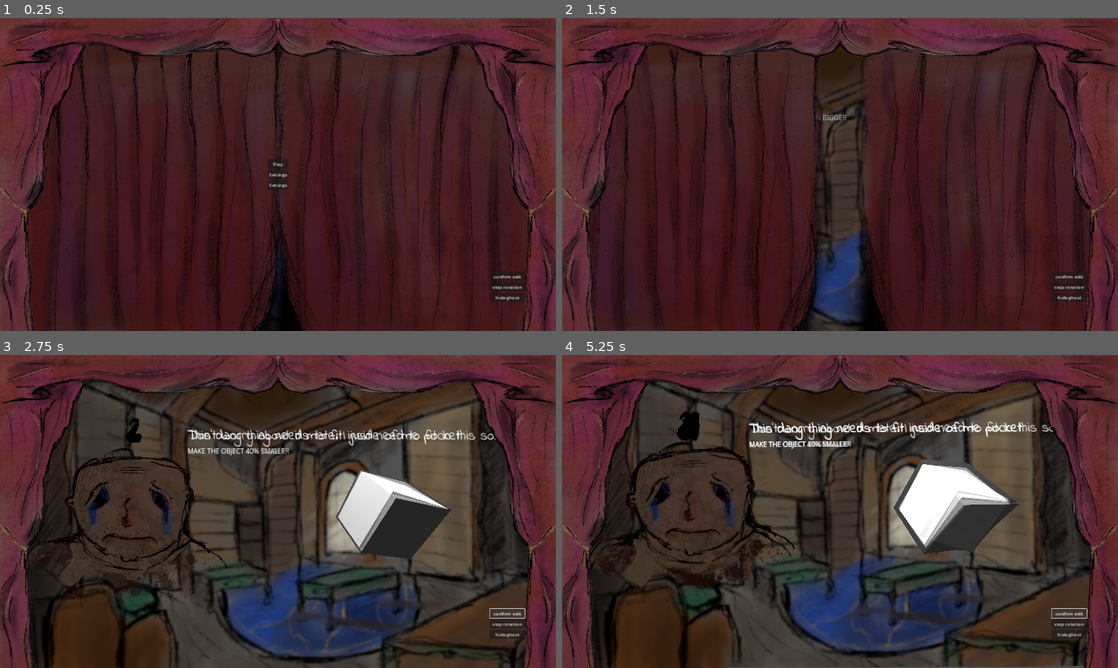
Above: before the commit, frames 1-4 (two rows, left to right).
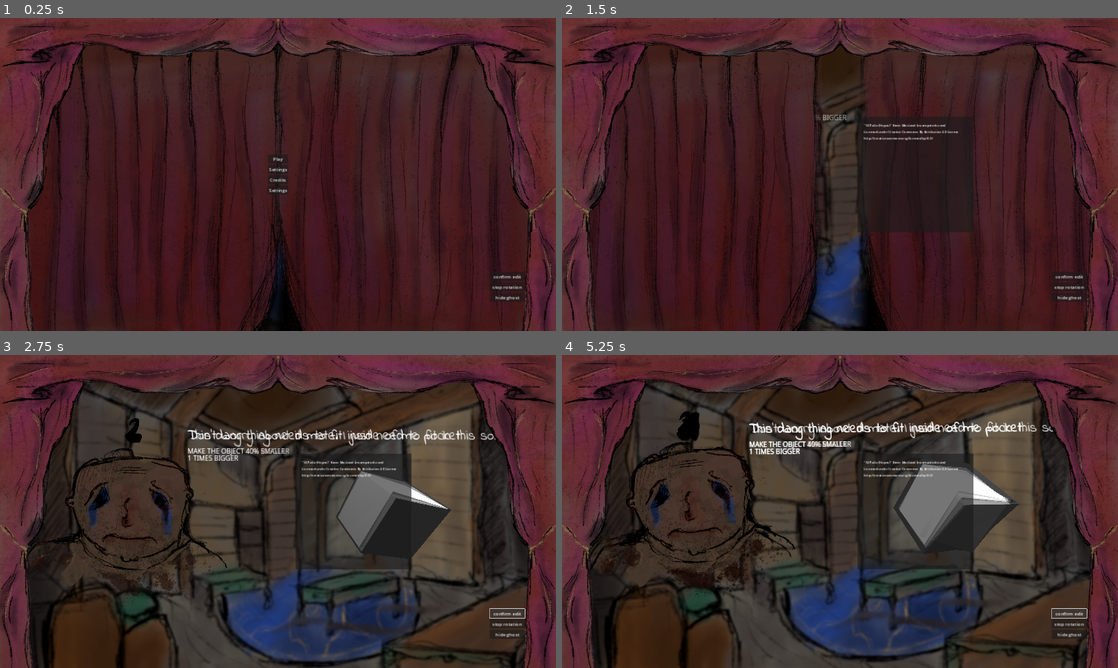
Above: after the commit, the same moments.

Repository: LouisDiekmann/GMTK_GameJam_2024
Game: Godot game, scene res://Scenes/main.tscn
Same seed, same stepped clock (60 frames per second), same inputs: the game is played once before the commit and once after it.
Inputs (mouse positions are in pixels of both pictures, inside the frame that each line leads up to):
- Up to frame 1 (0.25 s): no input
- Up to frame 2 (1.5 s): click (840, 180) at 0.5 s, where only the run after the commit has a clickable "Credits"; click "Play" at 1.25 s
- Up to frame 3 (2.75 s): click "confirm edit" at 2 s
- Up to frame 4 (5.25 s): click "confirm edit" at 2.75 s; click "stop rotation" at 3.5 s; click "stop rotation" at 4.25 s; click "confirm edit" at 5 s

The runs differ from the first frame. In frame 1, 0.2% of the frame differs, in the area x 48-52%, y 43-57%; in frame 2, 4.5%; in frame 3, 13%; in frame 4, 14%, in the area x 5-95%, y 8-100%.

Commit message:
music, other

Diff:
--- a/Scenes/customer.tscn
+++ b/Scenes/customer.tscn
@@ -122,6 +122,13 @@
 horizontal_alignment = 0
 uppercase = true
 
+[node name="cheatLabel" type="Label3D" parent="."]
+transform = Transform3D(1, 0, 0, 0, 1, 0, 0, 0, 1, -1.6, 0.98162, 1)
+font = ExtResource("6_g0pwk")
+font_size = 24
+horizontal_alignment = 0
+uppercase = true
+
 [node name="object" type="Node3D" parent="."]
 transform = Transform3D(0.936213, 0.351433, 0, -0.324682, 0.864948, -0.382683, -0.134488, 0.358273, 0.92388, 1.89209, 0, 1)
 
--- a/Scenes/main.tscn
+++ b/Scenes/main.tscn
@@ -11,6 +11,7 @@
 [ext_resource type="AudioStream" uid="uid://deptrquw54yhf" path="res://Assets/audio/effects/curtainClose.mp3" id="7_hbcox"]
 [ext_resource type="PackedScene" uid="uid://d10hrryhtj13j" path="res://Scenes/menuButtons.tscn" id="8_7d6uk"]
 [ext_resource type="Texture2D" uid="uid://dfm4en1e4h5wa" path="res://Assets/textures/background.png" id="10_5mpya"]
+[ext_resource type="AudioStream" uid="uid://b0aqdq02yx8m4" path="res://Assets/audio/music/SCP-x6x.mp3" id="12_ypegv"]
 
 [sub_resource type="Animation" id="Animation_lwufo"]
 length = 0.001
@@ -102,6 +103,9 @@
 "openCurtains": SubResource("Animation_ltd14")
 }
 
+[sub_resource type="LabelSettings" id="LabelSettings_mjumy"]
+font_size = 11
+
 [sub_resource type="Environment" id="Environment_mer0o"]
 
 [node name="main" type="Node3D"]
@@ -152,11 +156,50 @@
 menuNode = NodePath("..")
 mainNode = NodePath("../..")
 
+[node name="Panel" type="Panel" parent="menu"]
+visible = false
+anchors_preset = 8
+anchor_left = 0.5
+anchor_top = 0.5
+anchor_right = 0.5
+anchor_bottom = 0.5
+offset_left = 61.0
+offset_top = -200.0
+offset_right = 461.0
+offset_bottom = 200.0
+grow_horizontal = 2
+grow_vertical = 2
+
+[node name="MarginContainer" type="MarginContainer" parent="menu/Panel"]
+layout_mode = 1
+anchors_preset = 8
+anchor_left = 0.5
+anchor_top = 0.5
+anchor_right = 0.5
+anchor_bottom = 0.5
+offset_left = -179.0
+offset_top = -179.0
+offset_right = 179.0
+offset_bottom = 179.0
+grow_horizontal = 2
+grow_vertical = 2
+
+[node name="VBoxContainer" type="VBoxContainer" parent="menu/Panel/MarginContainer"]
+layout_mode = 2
+
+[node name="Label" type="Label" parent="menu/Panel/MarginContainer/VBoxContainer"]
+layout_mode = 2
+text = "\"SCP-x6x (Hopes)\" Kevin MacLeod (incompetech.com)
+Licensed under Creative Commons: By Attribution 4.0 License
+http://creativecommons.org/licenses/by/4.0/"
+label_settings = SubResource("LabelSettings_mjumy")
+autowrap_mode = 3
+
 [node name="CanvasLayer" parent="." node_paths=PackedStringArray("mainNode") instance=ExtResource("1_hbtbv")]
 mainNode = NodePath("..")
 
 [node name="background" type="Sprite3D" parent="."]
-transform = Transform3D(0.5, 0, 0, 0, 0.5, 0, 0, 0, 0.5, 0, 0, 0)
+transform = Transform3D(0.5, 0, 0, 0, 0.5, 0, 0, 0, 0.5, 0, -0.1, 0)
 texture = ExtResource("10_5mpya")
 
 [node name="player" type="Node3D" parent="."]
@@ -174,3 +217,9 @@
 [node name="OmniLight3D" type="OmniLight3D" parent="."]
 transform = Transform3D(1, 0, 0, 0, 1, 0, 0, 0, 1, 0, 3, 3)
 omni_range = 12.936
+
+[node name="music" type="AudioStreamPlayer" parent="."]
+stream = ExtResource("12_ypegv")
+volume_db = -9.846
+autoplay = true
+parameters/looping = true
--- a/Scenes/menuButtons.tscn
+++ b/Scenes/menuButtons.tscn
@@ -20,8 +20,13 @@
 layout_mode = 2
 text = "Settings"
 
+[node name="Credits" type="Button" parent="."]
+layout_mode = 2
+text = "Credits"
+
 [node name="Exit" type="Button" parent="."]
 layout_mode = 2
 text = "Settings"
 
 [connection signal="button_down" from="Play" to="." method="_on_play_button_down"]
+[connection signal="button_down" from="Credits" to="." method="_on_credits_button_down"]
--- a/Scripts/customer.gd
+++ b/Scripts/customer.gd
@@ -19,6 +19,7 @@
 
 @onready var flavorText: Label3D = $flavorText
 @onready var objectiveText: Label3D = $objectiveText
+@onready var cheatLabel: Label3D = $cheatLabel
 
 @onready var textLines : Dictionary = {
 	"smaller" : {
@@ -36,7 +37,6 @@
 var objects : Array[MeshInstance3D]
 var prompt : Array
 
-# Called when the node enters the scene tree for the first time.
 func _ready() -> void:
 	setCharacterSprite()
 	setCharacterVoice()
@@ -47,6 +47,9 @@
 
 # Called every frame. 'delta' is the elapsed time since the previous frame.
 func _process(delta: float) -> void:
+	calculateRelativeVolume()
+	calculateRelativeSurface()
+
 	if Input.is_action_just_pressed("enlarge") or Input.is_action_just_pressed("shrink"):
 		audioClick.pitch_scale = randf_range(.8,1.2)
 		audioClick.play()
@@ -62,6 +65,25 @@
 		object.rotation += Vector3(.002,.002,.002)
 
 	referanceObject.visible = not parent.call("getGhostHidden")
+
+func calculateRelativeVolume() -> float:
+	var scaledVec3 : Vector3 = scaleableObject.scale
+	var scaledObjectVolume : float = scaledVec3.x * scaledVec3.y * scaledVec3.z
+	var referanceVec3 : Vector3 = referanceObject.scale
+	var referanceObjectVolume : float = referanceVec3.x * referanceVec3.y * referanceVec3.z
+
+	var x := floorf((referanceObjectVolume * (scaledObjectVolume / 100)) * 100)
+
+	print(scaledObjectVolume)
+	print("R", referanceObjectVolume)
+
+	cheatLabel.text = str(x) + " times bigger"
+
+
+	return 1
+
+func calculateRelativeSurface() -> float:
+	return 1
 
 func setCharacterSprite() -> void:
 	var randomInt : int = randi_range(0,2)
--- a/Scripts/menu.gd
+++ b/Scripts/menu.gd
@@ -3,7 +3,7 @@
 @onready var animationPlayer: AnimationPlayer = $AnimationPlayer
 @onready var audioOpenCurtain: AudioStreamPlayer = $curtainOpen
 @onready var audioCloseCurtain: AudioStreamPlayer = $curtainClose
-
+@onready var panel: Panel = $Panel
 @onready var menuButtons: VBoxContainer = $menuButtons
 
 
--- a/Scripts/menuButtons.gd
+++ b/Scripts/menuButtons.gd
@@ -14,3 +14,7 @@
 func _on_play_button_down() -> void:
 	menuNode.openCurtains()
 	mainNode.startGame()
+
+
+func _on_credits_button_down() -> void:
+	menuNode.panel.visible = not menuNode.panel.visible
Not shown, added: Assets/audio/music/SCP-x6x.mp3.import
Not shown: 1 places in Scenes/main.tscn that only renumber resources
Not shown, added: Assets/audio/music/SCP-x6x.mp3
Not shown, changed: README.md
